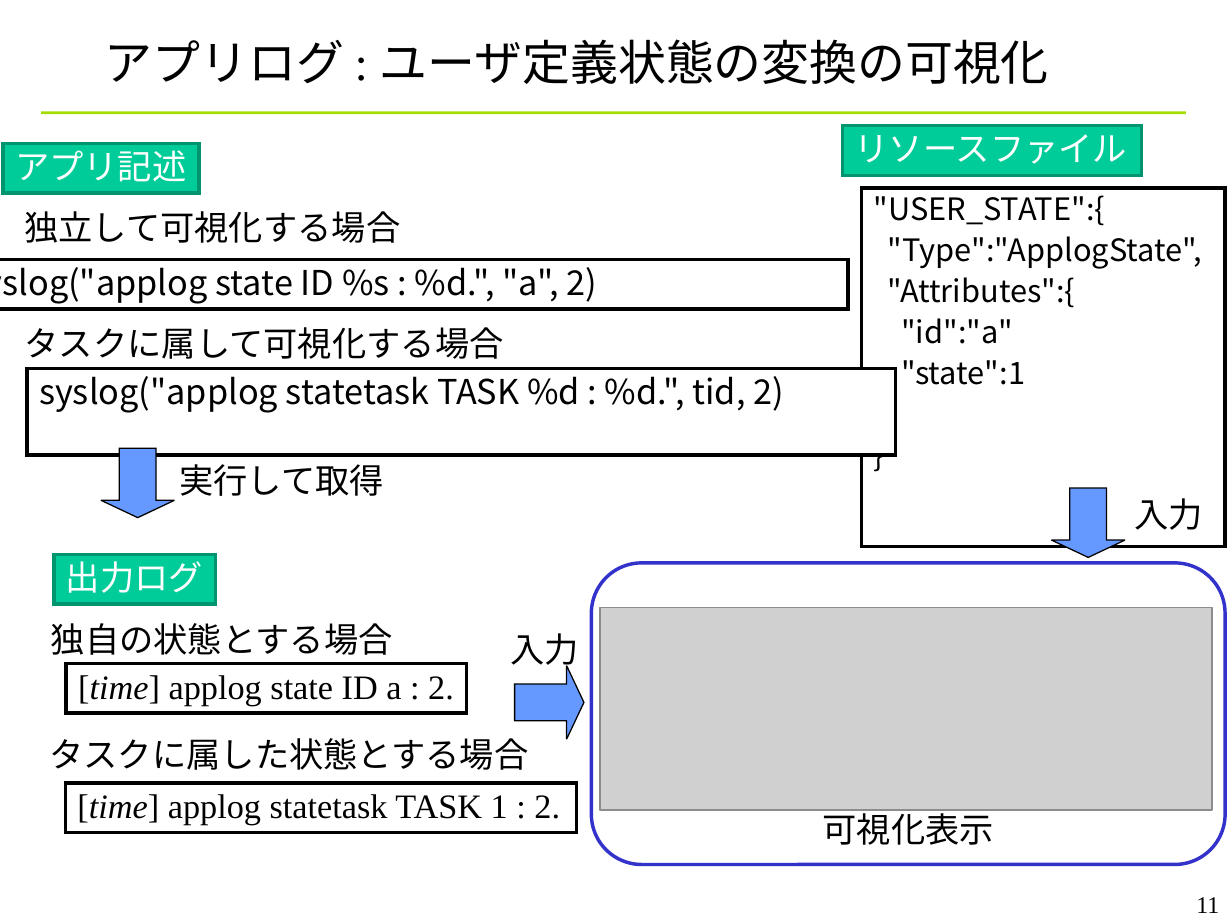
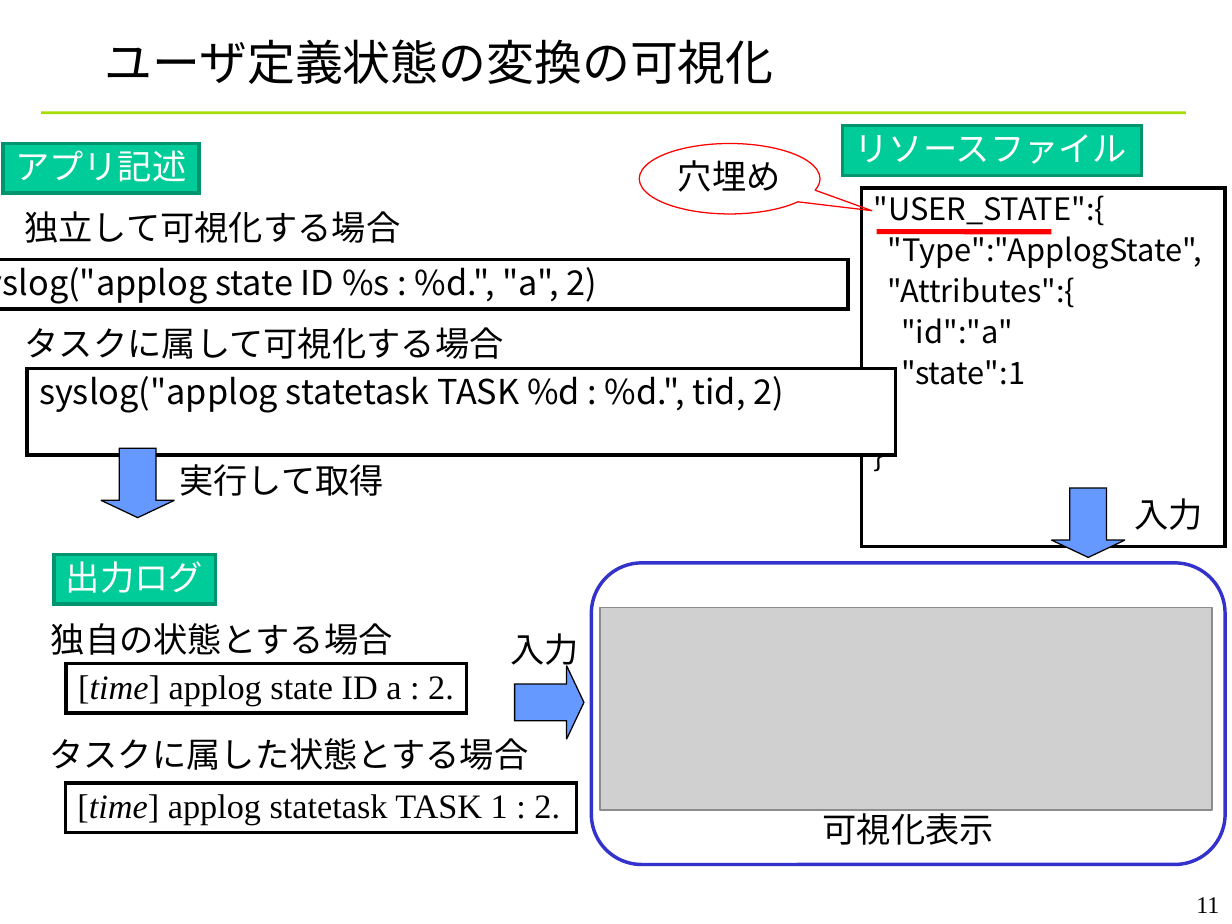
Before and after one commit to YixiaoLi/tlv4mc, a slide deck: slide 11 of doc/phase4/joho_koukankai/ojl-2nd-comm-yanagi.ppt. Drawn at 1232x924 pixels with LibreOffice and Linux fonts; fonts in the diff are those of the drawing; grey boxes stand for pictures; background and template pictures are left out. Boxes give left, top, right and bottom in pixels: in the first picture for what was removed or moved away, otherwise in the second. Text is boxed around its words. In the diff, an @@ line names an element or a change of style, - is before the commit and + after.

```diff
--- a/doc/phase4/joho_koukankai/ojl-2nd-comm-yanagi.ppt
+++ b/doc/phase4/joho_koukankai/ojl-2nd-comm-yanagi.ppt
@@ title at (105,39,774,84): text changed @@
-アプリログ : ユーザ定義状態の変換の可視化
+ユーザ定義状態の変換の可視化
@@ speech bubble added at (639,143,821,213), outline #FF0000 0.74 pt, 20 pt, text #000000 @@
+穴埋め
@@ line added from (876, 232) to (1051, 232), #FF0000 3 pt @@
```
Also in this commit, not shown: 7 other slides changed.
